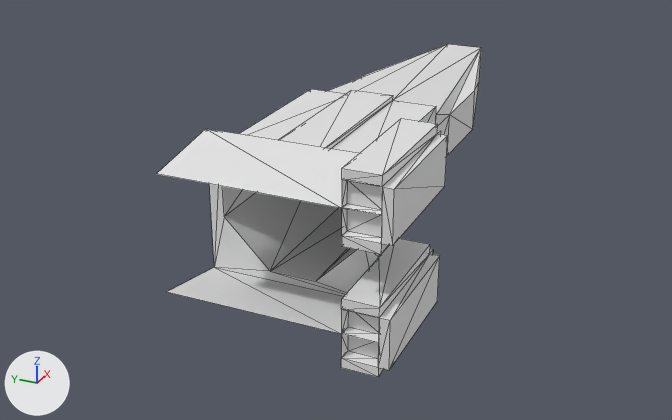
The Blender file 3D data/spaceship_player_v2.blend: old version first, new version second.
The view is the same before and after, from a camera (50 mm lens) standing at (-17.39, -6.91, 7.79) and looking at (0.52, 1.15, -1.16). The lights are fixed; the arrows at lower left show +X, +Y and +Z. Mesh edges are drawn as thin lines.
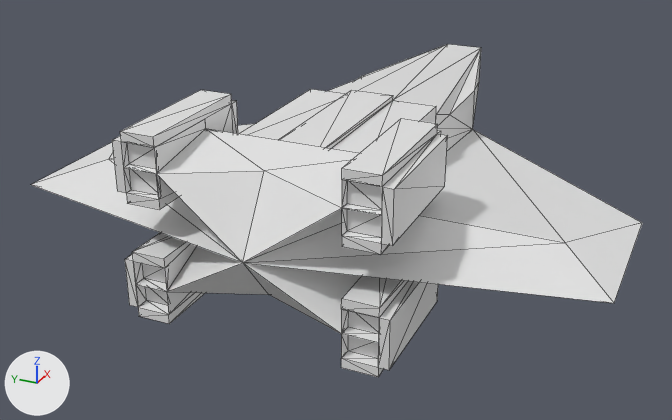
The change, as a diff of the scene's bpy script:
```diff
--- a/3D data/spaceship_player_v2.blend.py
+++ b/3D data/spaceship_player_v2.blend.py
@@ mat_material @@
+mat_material = principled_material('Material')
+mat_material.base_color = (0.8, 0.8, 0.8)  # white #e7e7e7
@@ me_cube @@
 # used by ob_cube; location = (0.0, 0.0, 0.0)
-me_cube.from_pydata(...)  # 128 vertices, 217 faces, 7 loose edges; spans x -4.7..8.0, y -2.2..2.3, z -1.6..2.2
+me_cube.from_pydata(...)  # 220 vertices, 391 faces, 14 loose edges; spans x -4.9..8.0, y -5.6..6.6, z -1.6..2.2
+# me_cube part 1
+# 2 vertices are removed from x 1.0, y -1.0..2.0, z 0.0
+# 19 faces are deleted
+# 58 vertices are added at x -4.9..0.1, y -5.6..6.6, z -1.6..2.2
+# 28 new vertices lie (0.0, 0.7, 0.0) away from vertices in x -4.7..-1.8, y 2.3, z -1.6..2.2
+# 8 new vertices lie (0.0, 0.2, 0.0) away from vertices in x -4.7..-2.0, y 3.0, z -1.4..2.0
+# 7 loose edges are added
+# 193 new faces join them
+me_cube.materials.append(mat_material)  # white #e7e7e7
```

Pixel boxes (x1, y1, x2, y2) of what changed, in the pictures (672 x 420 px):
'Cube', reshaped (88% wider)
    before: (157, 44, 481, 377)
    after: (31, 44, 642, 377)
part 1 of me_cube, built on
    before: (157, 107, 472, 334)
    after: (31, 90, 642, 333)
